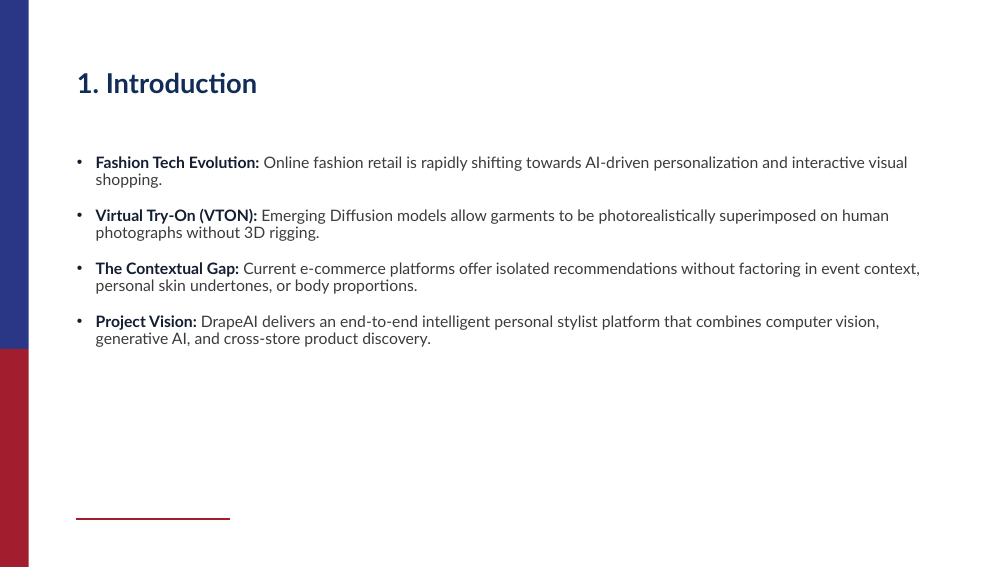
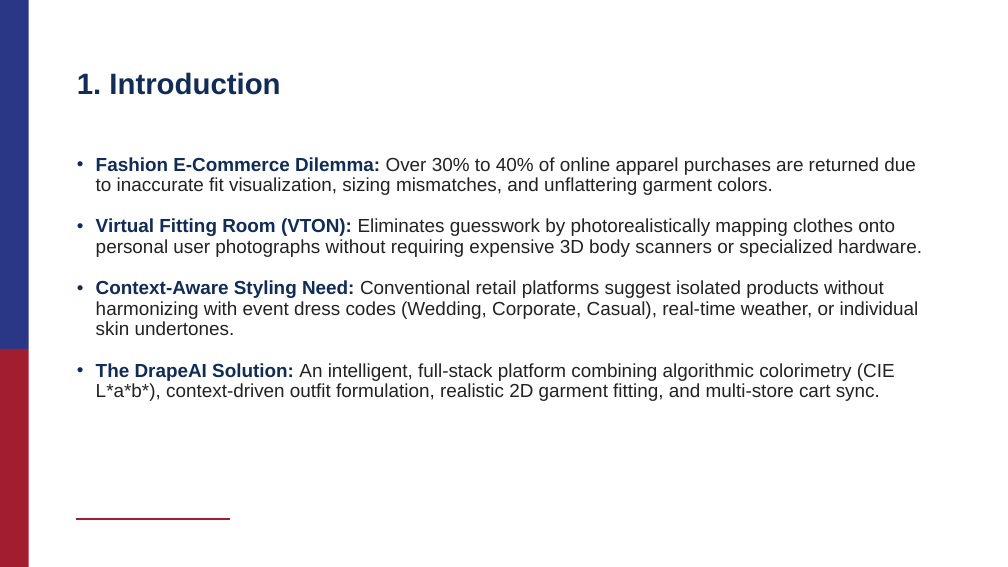
Before and after one commit to Milee-Goyal/DrapeAI, a slide deck: slide 3 of docs/DrapeAI_Synopsis_Presentation.pptx. Drawn at 1008x567 pixels with LibreOffice and Linux fonts; fonts in the diff are those of the drawing; background and template pictures are left out. Boxes give left, top, right and bottom in pixels: in the first picture for what was removed or moved away, otherwise in the second. Text is boxed around its words. In the diff, an @@ line names an element or a change of style, - is before the commit and + after.

Commit message:
Add college-template presentation based on required outline (Introduction, Literature Review, Research Gap, Objectives, Methodology, Results, Conclusion, Future Scope)

```diff
--- a/docs/DrapeAI_Synopsis_Presentation.pptx
+++ b/docs/DrapeAI_Synopsis_Presentation.pptx
@@ title "1. Introduction" at [77,72,280,95]: size 26 to 28 pt, font Lato to Arial @@
@@ text at [96,157,922,401]: text changed; size 15 to 18 pt; font Lato to Arial; text colour #3C3C3C to #222222 @@
-• Fashion Tech Evolution: Online fashion retail is rapidly shifting towards AI-driven personalization and interactive visual shopping.
-• Virtual Try-On (VTON): Emerging Diffusion models allow garments to be photorealistically superimposed on human photographs without 3D rigging.
-• The Contextual Gap: Current e-commerce platforms offer isolated recommendations without factoring in event context, personal skin undertones, or body proportions.
-• Project Vision: DrapeAI delivers an end-to-end intelligent personal stylist platform that combines computer vision, generative AI, and cross-store product discovery.
+• Fashion E-Commerce Dilemma: Over 30% to 40% of online apparel purchases are returned due to inaccurate fit visualization, sizing mismatches, and unflattering garment colors.
+• Virtual Fitting Room (VTON): Eliminates guesswork by photorealistically mapping clothes onto personal user photographs without requiring expensive 3D body scanners or specialized hardware.
+• Context-Aware Styling Need: Conventional retail platforms suggest isolated products without harmonizing with event dress codes (Wedding, Corporate, Casual), real-time weather, or individual skin undertones.
+• The DrapeAI Solution: An intelligent, full-stack platform combining algorithmic colorimetry (CIE L*a*b*), context-driven outfit formulation, realistic 2D garment fitting, and multi-store cart sync.
```
Also in this commit, not shown: 6 other slides changed, 6 slides added, 8 slides removed, 2 other files.
